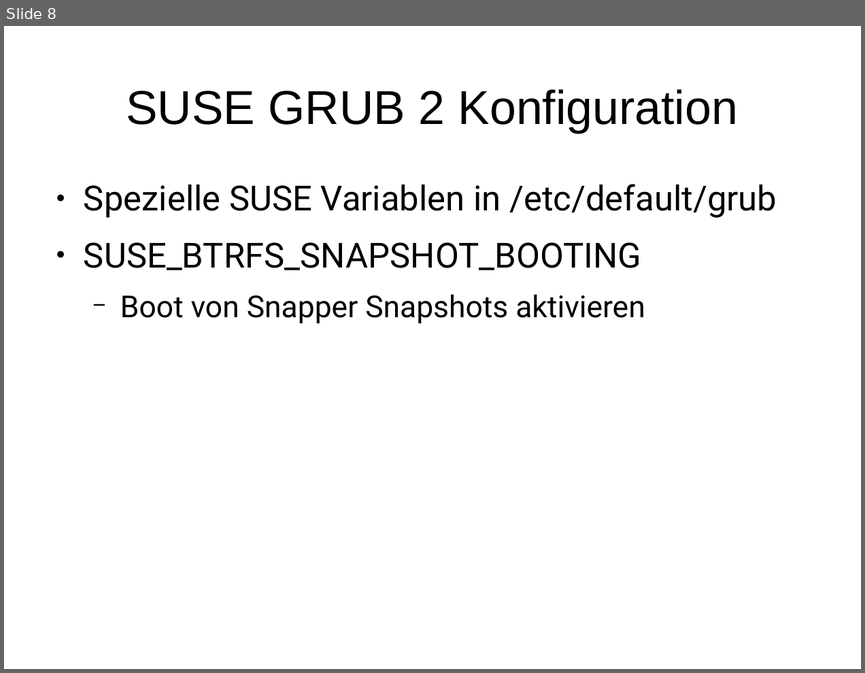
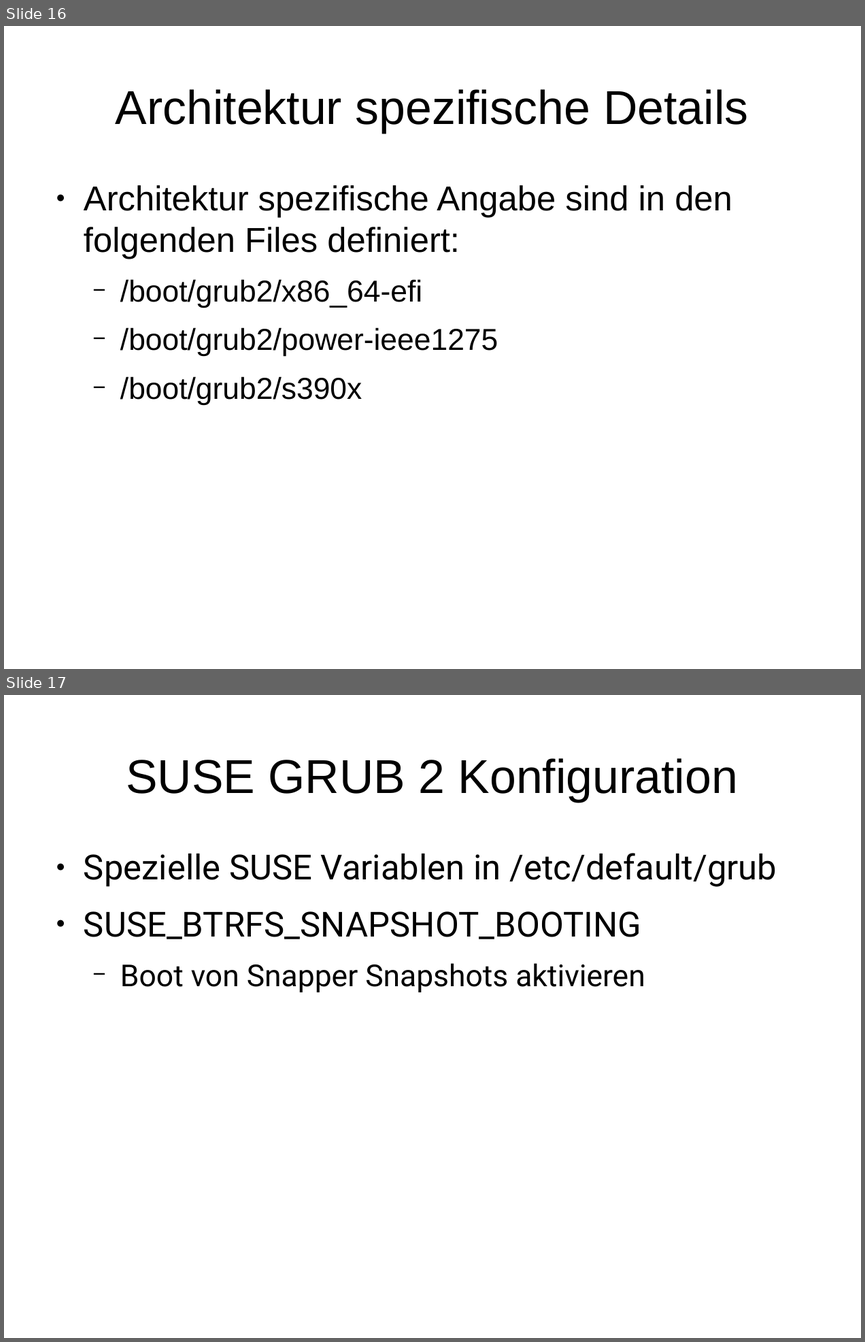
Before and after one commit to adfinis/adsy-trainings, a slide deck: SSA_SUSE-System-Administration/1004_grub2/modul_grub2_1004_01_slides.odp. Shown one above the other, each under a label of ours: slide 8 before the commit, slides 16 and 17 after it. The pictures are 865x673 and 865x1342 pixels, drawn with LibreOffice and Linux fonts; fonts in the diff are those of the drawing. Boxes give left, top, right and bottom in pixels: in the first picture for what was removed or moved away, otherwise in the second. Text is boxed around its words. In the diff, an @@ line names an element or a change of style, - is before the commit and + after.

Commit message:
pimp grub2 slides

```diff
--- a/SSA_SUSE-System-Administration/1004_grub2/modul_grub2_1004_01_slides.odp
+++ b/SSA_SUSE-System-Administration/1004_grub2/modul_grub2_1004_01_slides.odp
@@ slide 16 added at (4, 26, 861, 669), background #FFFFFF @@
@@ title added at (116, 89, 748, 133), 44 pt, text #000000 @@
+Architektur spezifische Details
@@ text added at (84, 185, 732, 405), 28 pt, text #000000 @@
+● Architektur spezifische Angabe sind in den folgenden Files definiert:
+  − /boot/grub2/x86_64-efi
+  − /boot/grub2/power-ieee1275
+  − /boot/grub2/s390x
@@ what was slide 8 is now slide 17 @@
```
Also in this commit, not shown: 4 slides changed, 15 other slides added, 1 slide removed.
